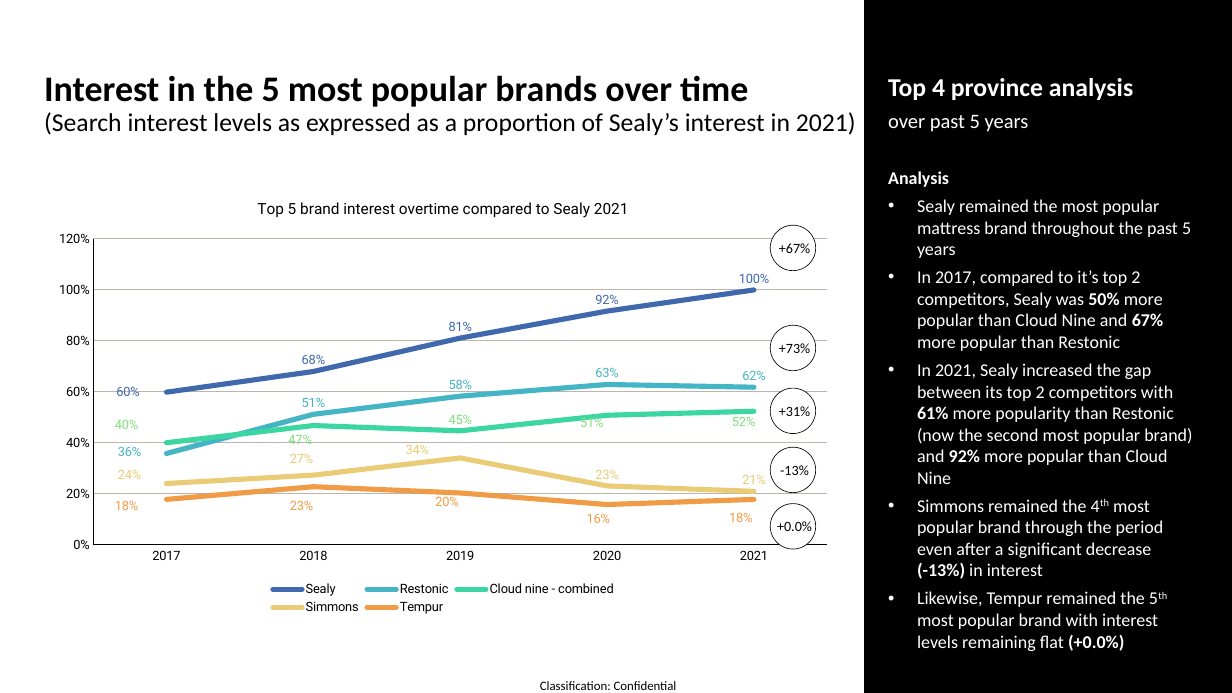
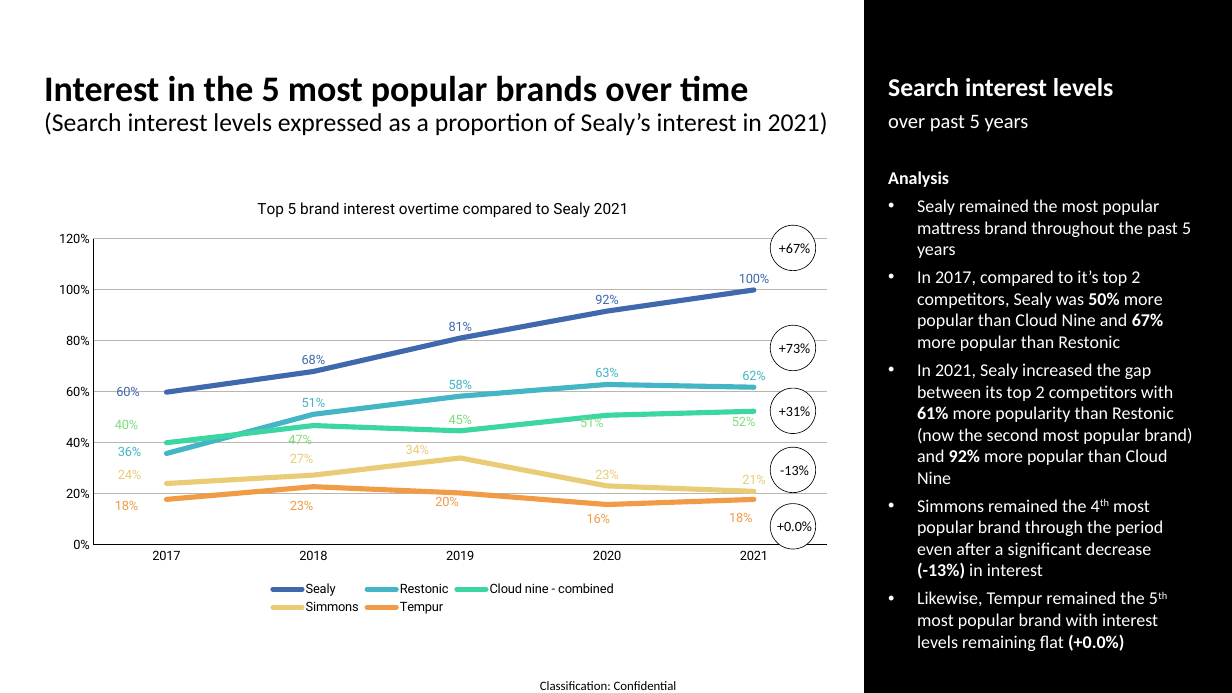
Before and after one commit to twdobson/mattress-trends, a slide deck: slide 13 of bravo_preso.pptx (slide 11 before the commit). Drawn at 1232x693 pixels with LibreOffice and Linux fonts; fonts in the diff are those of the drawing. Boxes give left, top, right and bottom in pixels: in the first picture for what was removed or moved away, otherwise in the second. Text is boxed around its words. In the diff, an @@ line names an element or a change of style, - is before the commit and + after.

```diff
--- a/bravo_preso.pptx
+++ b/bravo_preso.pptx
@@ title at [44, 75, 828, 135]: text changed @@
-Interest in the 5 most popular brands over time
-(Search interest levels as expressed as a proportion of Sealy’s interest in 2021)
+Interest in the 5 most popular brands over time
+(Search interest levels expressed as a proportion of Sealy’s interest in 2021)
@@ text at [888, 78, 1114, 97]: text changed @@
-Top 4 province analysis
+Search interest levels
```
Also in this commit, not shown: 9 other slides changed, 13 slides added, 2 slides removed, 4 other files.
